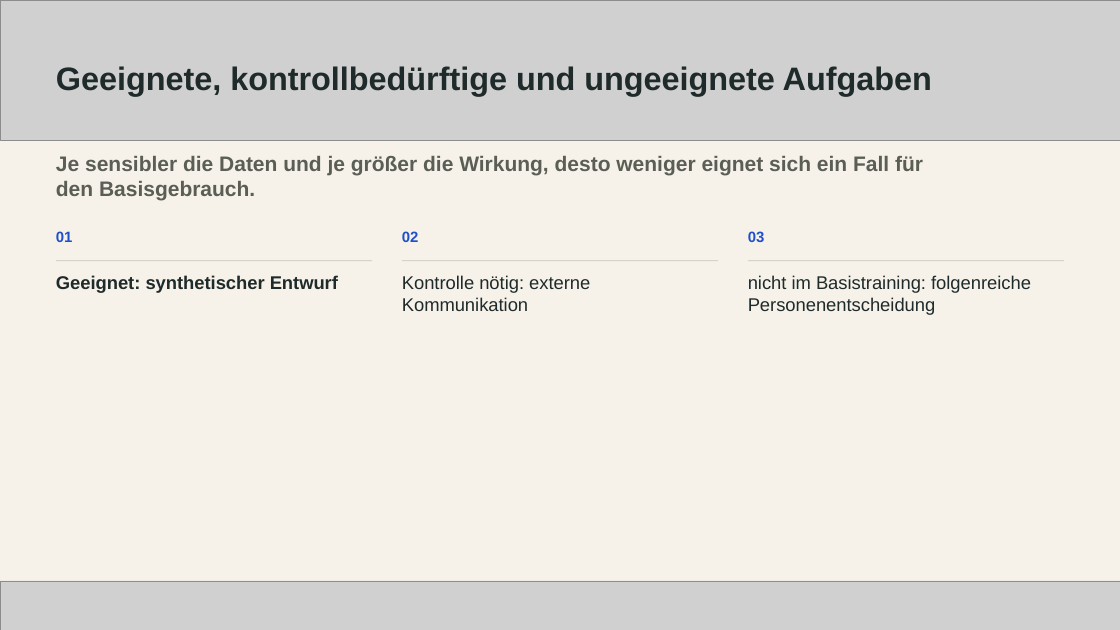
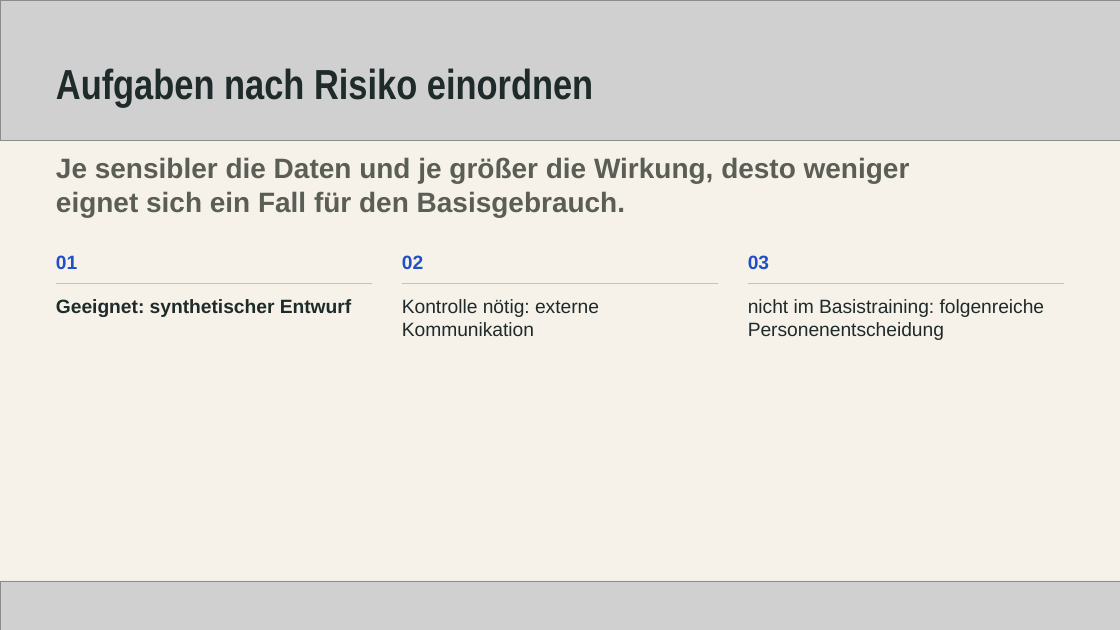
Before and after one commit to deniskaliberda/myhiwi-webseite, a slide deck: slide 11 of deliverables/ai-startklar/schulung/06-trainerfolien.pptx. Drawn at 1120x630 pixels with LibreOffice and Linux fonts; fonts in the diff are those of the drawing; grey boxes stand for pictures. Boxes give left, top, right and bottom in pixels: in the first picture for what was removed or moved away, otherwise in the second. Text is boxed around its words. In the diff, an @@ line names an element or a change of style, - is before the commit and + after.

```diff
--- a/deliverables/ai-startklar/schulung/06-trainerfolien.pptx
+++ b/deliverables/ai-startklar/schulung/06-trainerfolien.pptx
@@ text at bbox=[56, 68, 593, 108]: text changed; size 27.8 to 36 pt; font Arial to Arial Narrow @@
-Geeignete, kontrollbedürftige und ungeeignete Aufgaben
+Aufgaben nach Risiko einordnen
@@ text "Je sensibler die Daten und ..." at bbox=[56, 157, 910, 217]: size 18 to 24 pt @@
@@ 3 texts: place and size @@
-3 texts at bbox=[56, 231, 765, 242]
+3 texts at bbox=[56, 255, 769, 269]
@@ size 12.8 to 16.5 pt in 3 elements at bbox=[56, 255, 77, 269], bbox=[402, 255, 423, 269], bbox=[748, 255, 769, 269] @@
@@ 3 texts, 3 lines: place and size @@
-3 texts, 3 lines at bbox=[56, 260, 1065, 315]
+3 texts, 3 lines at bbox=[56, 284, 1065, 340]
@@ size 15.8 to 16.5 pt in 3 elements at bbox=[56, 299, 351, 317], bbox=[402, 299, 599, 336], bbox=[748, 299, 1045, 340] @@
```
Also in this commit, not shown: 39 other slides changed, 2 other files.
